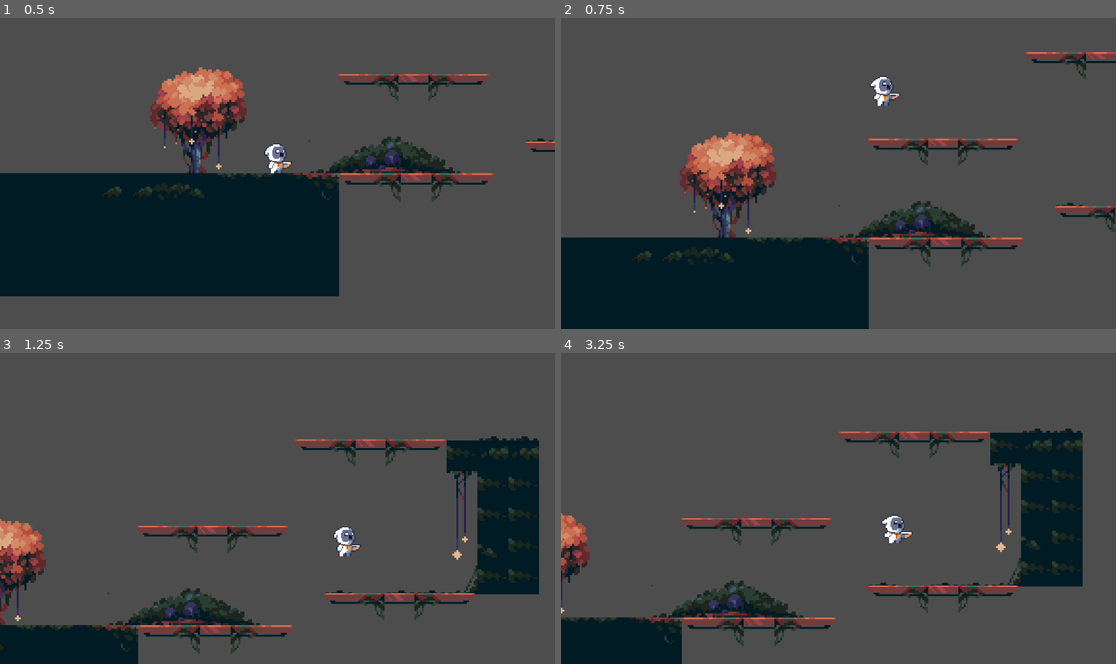
Above: before the commit, frames 1-4 (two rows, left to right).
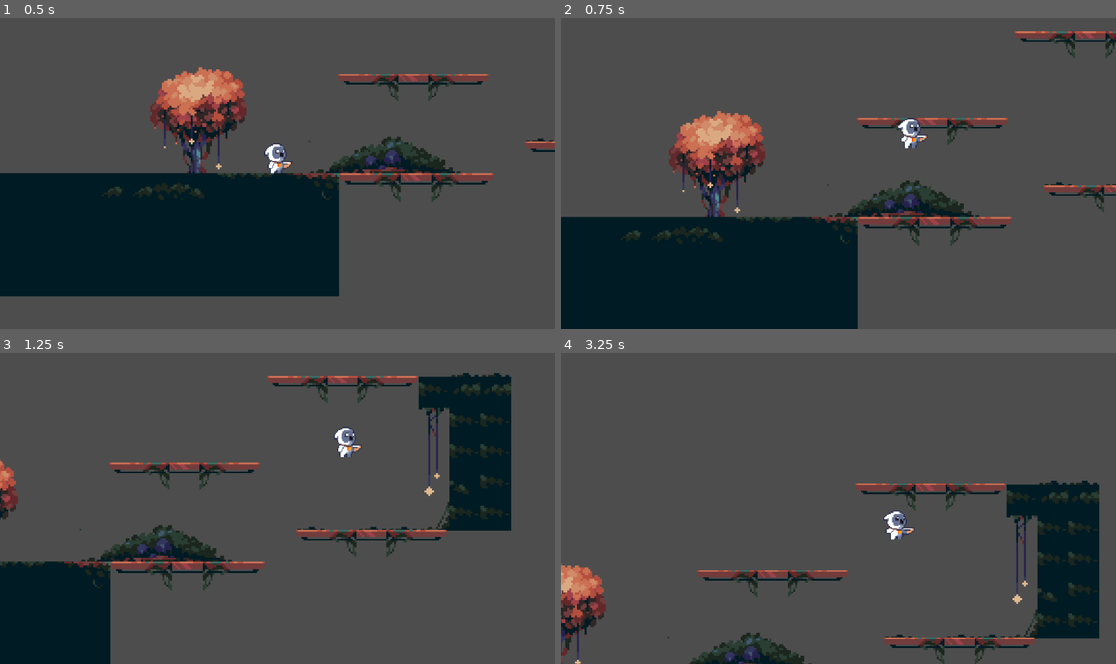
Above: after the commit, the same moments.

Repository: XiaoLuo952/2025GameDesignProject
Game: Godot game, scene res://scenes/game.tscn
Same seed, same stepped clock (60 frames per second), same inputs: the game is played once before the commit and once after it.
Inputs:
- Up to frame 1 (0.5 s): no input
- Up to frame 2 (0.75 s): tap Enter (ui_accept) at 0.5 s; hold Right (ui_right) from 0.53 s (still down); tap L (dash, bound only after the commit) at 0.6 s
- Up to frame 3 (1.25 s): keep holding Right (ui_right); tap Enter (ui_accept) at 0.77, 0.8, 1.07 s
- Up to frame 4 (3.25 s): tap Enter (ui_accept) at 1.35, 1.52, 1.82, 2.3, 3.02 s; tap L (dash, bound only after the commit) at 1.55, 2.1, 2.85 s; release Right (ui_right) at 2.03 s; hold Left (ui_left) 2.03-2.78 s; hold Right (ui_right) from 2.78 s (still down)

Frame 1 is identical in both runs. In frame 2, 17% of the frame differs, in the area x 0-100%, y 4-100%; in frame 3, 25%, in the area x 0-98%, y 6-100%; in frame 4, 22%.

Commit message:
一段冲刺，键盘映射改成蔚蓝同款（攀爬未完成

Diff:
--- a/project.godot
+++ b/project.godot
@@ -15,6 +15,53 @@
 config/features=PackedStringArray("4.4", "Forward Plus")
 config/icon="res://icon.svg"
 
+[input]
+
+ui_accept={
+"deadzone": 0.5,
+"events": [Object(InputEventKey,"resource_local_to_scene":false,"resource_name":"","device":0,"window_id":0,"alt_pressed":false,"shift_pressed":false,"ctrl_pressed":false,"meta_pressed":false,"pressed":false,"keycode":4194309,"physical_keycode":0,"key_label":0,"unicode":0,"location":0,"echo":false,"script":null)
+, Object(InputEventKey,"resource_local_to_scene":false,"resource_name":"","device":0,"window_id":0,"alt_pressed":false,"shift_pressed":false,"ctrl_pressed":false,"meta_pressed":false,"pressed":false,"keycode":4194310,"physical_keycode":0,"key_label":0,"unicode":0,"location":0,"echo":false,"script":null)
+, Object(InputEventKey,"resource_local_to_scene":false,"resource_name":"","device":0,"window_id":0,"alt_pressed":false,"shift_pressed":false,"ctrl_pressed":false,"meta_pressed":false,"pressed":false,"keycode":32,"physical_keycode":0,"key_label":0,"unicode":32,"location":0,"echo":false,"script":null)
+, Object(InputEventKey,"resource_local_to_scene":false,"resource_name":"","device":0,"window_id":0,"alt_pressed":false,"shift_pressed":false,"ctrl_pressed":false,"meta_pressed":false,"pressed":false,"keycode":0,"physical_keycode":75,"key_label":0,"unicode":0,"location":0,"echo":false,"script":null)
+]
+}
+ui_left={
+"deadzone": 0.5,
+"events": [Object(InputEventKey,"resource_local_to_scene":false,"resource_name":"","device":0,"window_id":0,"alt_pressed":false,"shift_pressed":false,"ctrl_pressed":false,"meta_pressed":false,"pressed":false,"keycode":4194319,"physical_keycode":0,"key_label":0,"unicode":0,"location":0,"echo":false,"script":null)
+, Object(InputEventJoypadButton,"resource_local_to_scene":false,"resource_name":"","device":0,"button_index":13,"pressure":0.0,"pressed":false,"script":null)
+, Object(InputEventJoypadMotion,"resource_local_to_scene":false,"resource_name":"","device":0,"axis":0,"axis_value":-1.0,"script":null)
+, Object(InputEventKey,"resource_local_to_scene":false,"resource_name":"","device":0,"window_id":0,"alt_pressed":false,"shift_pressed":false,"ctrl_pressed":false,"meta_pressed":false,"pressed":false,"keycode":0,"physical_keycode":65,"key_label":0,"unicode":0,"location":0,"echo":false,"script":null)
+]
+}
+ui_right={
+"deadzone": 0.5,
+"events": [Object(InputEventKey,"resource_local_to_scene":false,"resource_name":"","device":0,"window_id":0,"alt_pressed":false,"shift_pressed":false,"ctrl_pressed":false,"meta_pressed":false,"pressed":false,"keycode":4194321,"physical_keycode":0,"key_label":0,"unicode":0,"location":0,"echo":false,"script":null)
+, Object(InputEventJoypadButton,"resource_local_to_scene":false,"resource_name":"","device":0,"button_index":14,"pressure":0.0,"pressed":false,"script":null)
+, Object(InputEventJoypadMotion,"resource_local_to_scene":false,"resource_name":"","device":0,"axis":0,"axis_value":1.0,"script":null)
+, Object(InputEventKey,"resource_local_to_scene":false,"resource_name":"","device":0,"window_id":0,"alt_pressed":false,"shift_pressed":false,"ctrl_pressed":false,"meta_pressed":false,"pressed":false,"keycode":0,"physical_keycode":68,"key_label":0,"unicode":0,"location":0,"echo":false,"script":null)
+]
+}
+ui_up={
+"deadzone": 0.5,
+"events": [Object(InputEventKey,"resource_local_to_scene":false,"resource_name":"","device":0,"window_id":0,"alt_pressed":false,"shift_pressed":false,"ctrl_pressed":false,"meta_pressed":false,"pressed":false,"keycode":4194320,"physical_keycode":0,"key_label":0,"unicode":0,"location":0,"echo":false,"script":null)
+, Object(InputEventJoypadButton,"resource_local_to_scene":false,"resource_name":"","device":0,"button_index":11,"pressure":0.0,"pressed":false,"script":null)
+, Object(InputEventJoypadMotion,"resource_local_to_scene":false,"resource_name":"","device":0,"axis":1,"axis_value":-1.0,"script":null)
+, Object(InputEventKey,"resource_local_to_scene":false,"resource_name":"","device":0,"window_id":0,"alt_pressed":false,"shift_pressed":false,"ctrl_pressed":false,"meta_pressed":false,"pressed":false,"keycode":0,"physical_keycode":87,"key_label":0,"unicode":0,"location":0,"echo":false,"script":null)
+]
+}
+ui_down={
+"deadzone": 0.5,
+"events": [Object(InputEventKey,"resource_local_to_scene":false,"resource_name":"","device":0,"window_id":0,"alt_pressed":false,"shift_pressed":false,"ctrl_pressed":false,"meta_pressed":false,"pressed":false,"keycode":4194322,"physical_keycode":0,"key_label":0,"unicode":0,"location":0,"echo":false,"script":null)
+, Object(InputEventJoypadButton,"resource_local_to_scene":false,"resource_name":"","device":0,"button_index":12,"pressure":0.0,"pressed":false,"script":null)
+, Object(InputEventJoypadMotion,"resource_local_to_scene":false,"resource_name":"","device":0,"axis":1,"axis_value":1.0,"script":null)
+, null]
+}
+dash={
+"deadzone": 0.2,
+"events": [null, Object(InputEventKey,"resource_local_to_scene":false,"resource_name":"","device":0,"window_id":0,"alt_pressed":false,"shift_pressed":false,"ctrl_pressed":false,"meta_pressed":false,"pressed":false,"keycode":0,"physical_keycode":76,"key_label":0,"unicode":0,"location":0,"echo":false,"script":null)
+]
+}
+
 [rendering]
 
 textures/canvas_textures/default_texture_filter=0
--- a/scenes/game.tscn
+++ b/scenes/game.tscn
@@ -173,6 +173,21 @@
 
 [sub_resource type="WorldBoundaryShape2D" id="WorldBoundaryShape2D_uwrxv"]
 
+[sub_resource type="Animation" id="Animation_lbhrr"]
+length = 0.001
+tracks/0/type = "value"
+tracks/0/imported = false
+tracks/0/enabled = true
+tracks/0/path = NodePath(".:position")
+tracks/0/interp = 1
+tracks/0/loop_wrap = true
+tracks/0/keys = {
+"times": PackedFloat32Array(0),
+"transitions": PackedFloat32Array(1),
+"update": 0,
+"values": [Vector2(281, -89)]
+}
+
 [sub_resource type="Animation" id="Animation_lnu2h"]
 resource_name = "move"
 loop_mode = 2
@@ -189,21 +204,6 @@
 "values": [Vector2(281, -89), Vector2(361, -89)]
 }
 
-[sub_resource type="Animation" id="Animation_lbhrr"]
-length = 0.001
-tracks/0/type = "value"
-tracks/0/imported = false
-tracks/0/enabled = true
-tracks/0/path = NodePath(".:position")
-tracks/0/interp = 1
-tracks/0/loop_wrap = true
-tracks/0/keys = {
-"times": PackedFloat32Array(0),
-"transitions": PackedFloat32Array(1),
-"update": 0,
-"values": [Vector2(281, -89)]
-}
-
 [sub_resource type="AnimationLibrary" id="AnimationLibrary_iywne"]
 _data = {
 &"RESET": SubResource("Animation_lbhrr"),
--- a/scripts/player.gd
+++ b/scripts/player.gd
@@ -1,25 +1,59 @@
 extends CharacterBody2D
 
-
+#移动和跳跃的参数
 const SPEED = 200.0
 const JUMP_VELOCITY = -400.0
+const ACCEL_SMOOTHING = 0.2  # 加速平滑系数
+const DECEL_SMOOTHING = 0.1  # 减速平滑系数
 
+#冲刺的参数
+const DASH_SPEED = 600.0
+const DASH_DURATION = 0.15
+var can_dash := true
+var is_dashing := false
+var dash_timer := 0.0
 
+#盲猜每帧进行
 func _physics_process(delta: float) -> void:
-	# Add the gravity.
-	if not is_on_floor():
+	# 重力
+	if not is_on_floor() and not is_dashing:
 		velocity += get_gravity() * delta
+	if is_on_floor() :
+		can_dash = true #触地情况下可以立刻刷新冲刺
 
-	# Handle jump.
-	if Input.is_action_just_pressed("ui_accept") and is_on_floor():
+	# 跳跃逻辑a
+	if Input.is_action_just_pressed("ui_accept") and is_on_floor() and not is_dashing:
 		velocity.y = JUMP_VELOCITY
 
-	# Get the input direction and handle the movement/deceleration.
-	# As good practice, you should replace UI actions with custom gameplay actions.
 	var direction := Input.get_axis("ui_left", "ui_right")
+	var target_velocity = direction * SPEED
 	if direction:
-		velocity.x = direction * SPEED
+		velocity.x = lerp(velocity.x, target_velocity, ACCEL_SMOOTHING)
 	else:
-		velocity.x = move_toward(velocity.x, 0, SPEED)
+		velocity.x = lerp(velocity.x, 0.0, DECEL_SMOOTHING)
+
+	#冲刺逻辑
+	if Input.is_action_just_pressed("dash") and can_dash:
+		var dash_direction = Vector2(
+			Input.get_axis("ui_left", "ui_right"),
+			Input.get_axis("ui_up", "ui_down")  # 即使限制移动，仍允许八方向冲刺
+		).normalized()#记录八个方向
+		if dash_direction != Vector2.ZERO :
+			can_dash = false
+			start_dash(dash_direction)
+
+	if is_dashing:
+		dash_timer -= delta
+		if dash_timer <= 0:
+			end_dash()
 
 	move_and_slide()
+
+func start_dash(direction: Vector2):
+	is_dashing = true
+	dash_timer = DASH_DURATION
+	velocity = direction * DASH_SPEED
+
+func end_dash():
+	is_dashing = false
+	velocity.x = lerp(velocity.x, 0.0, 0.5)
